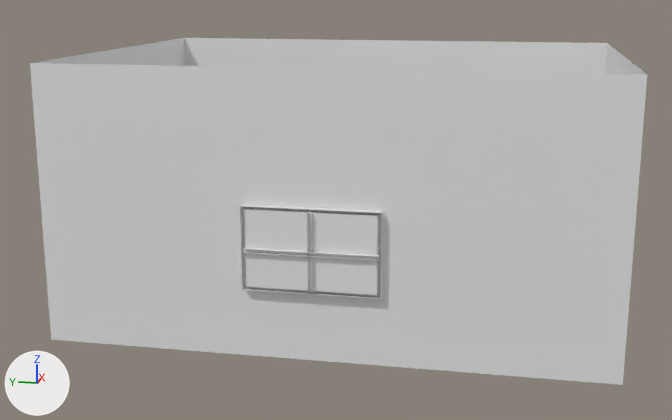
What one commit did to the FBX model Assets/Art/Models/G_Room_01.fbx.
Both versions are drawn from a camera (50 mm lens) standing at (-163.1, -50.2, 68.2) and looking at (31.0, -11.4, 19.7). Lighting does not change. The marker at lower left points along +X, +Y and +Z. Where no turn or scale is listed for an object, it has been applied to the vertices.

Names of what the first picture shows: 'Room', 'Window'.
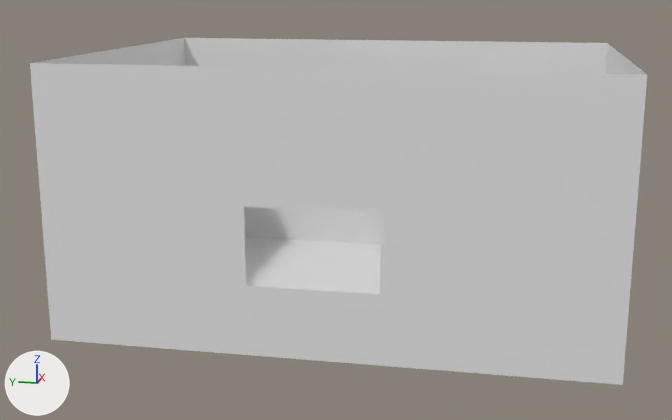
Where the newer file only moved an object's origin or applied its transform, the numbers keep the older frame.

Boxes (x1, y1, x2, y2) around the edits, measured in the pictures (672 x 420 px):
'Window', deleted
    before: (240, 205, 383, 299)

What the commit changed:
Object 'Window' (ob_window) is deleted.
